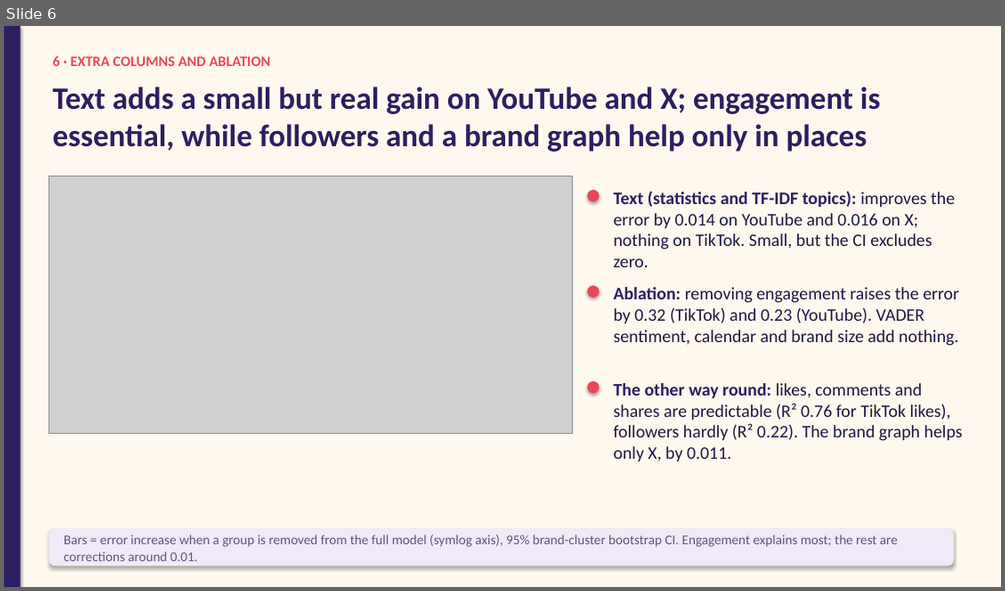
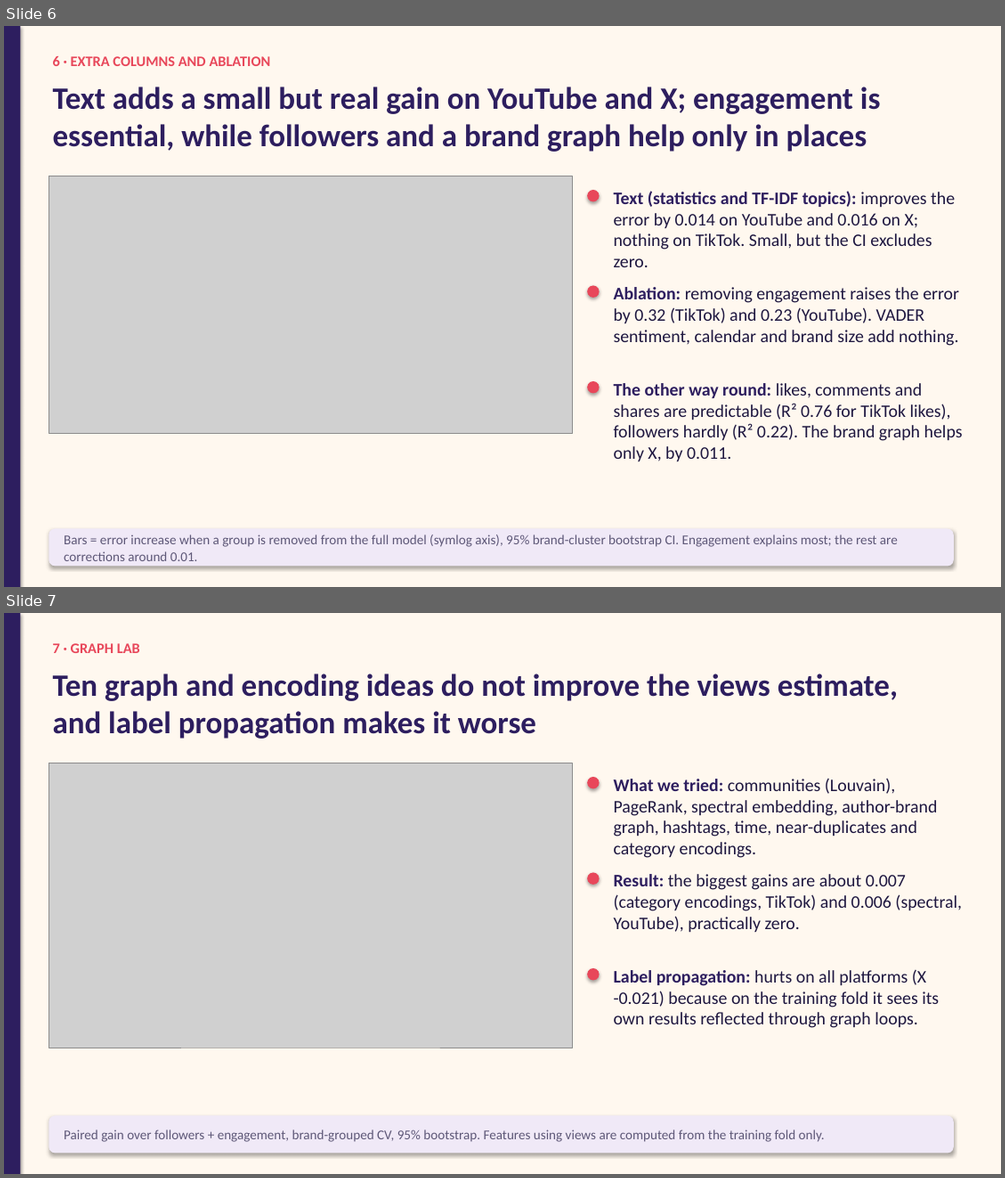
Before and after one commit to mikolaj-olesinski/Digital-Media-Analysis-PWR, a slide deck: pitchdeck/results_en.pptx. Shown one above the other, each under a label of ours: slide 6 before the commit, slides 6 and 7 after it. The pictures are 1005x591 and 1005x1178 pixels, drawn with LibreOffice and Linux fonts; fonts in the diff are those of the drawing; grey boxes stand for pictures. Boxes give left, top, right and bottom in pixels: in the first picture for what was removed or moved away, otherwise in the second. Text is boxed around its words. In the diff, an @@ line names an element or a change of style, - is before the commit and + after.

Commit message:
Add graph lab notebook, story figures and graph slides

```diff
--- a/pitchdeck/results_en.pptx
+++ b/pitchdeck/results_en.pptx
@@ slide 7 added at (4,613,1001,1174), background #FFF8EF @@
@@ rectangle added at (4,613,20,1174), fill #2D1E5F @@
@@ text added at (53,643,140,653), 14 pt, text #E8475A, bold @@
+7 · GRAPH LAB
@@ text added at (53,674,898,738), 30 pt, text #2D1E5F, bold @@
+Ten graph and encoding ideas do not improve the views estimate, and label propagation makes it worse
@@ picture added at (48,763,573,1047) @@
@@ ellipse added at (587,777,599,788), fill #E8475A @@
@@ text added at (614,778,937,858), 17 pt, text #1E1740 @@
+What we tried: communities (Louvain), PageRank, spectral embedding, author-brand graph, hashtags, time, near-duplicates and category encodings.
@@ ellipse added at (587,873,599,884), fill #E8475A @@
@@ text added at (614,874,962,933), 17 pt, text #1E1740 @@
+Result: the biggest gains are about 0.007 (category encodings, TikTok) and 0.006 (spectral, YouTube), practically zero.
@@ ellipse added at (587,968,599,981), fill #E8475A @@
@@ text added at (614,970,938,1028), 17 pt, text #1E1740 @@
+Label propagation: hurts on all platforms (X -0.021) because on the training fold it sees its own results reflected through graph loops.
@@ rounded rectangle added at (48,1116,954,1153), fill #F0E9F7 @@
@@ text added at (64,1129,825,1142), 13 pt, text #5E5878 @@
+Paired gain over followers + engagement, brand-grouped CV, 95% bootstrap. Features using views are computed from the training fold only.
```
Also in this commit, not shown: 1 slide changed, 1 other slide added, 17 other files.
